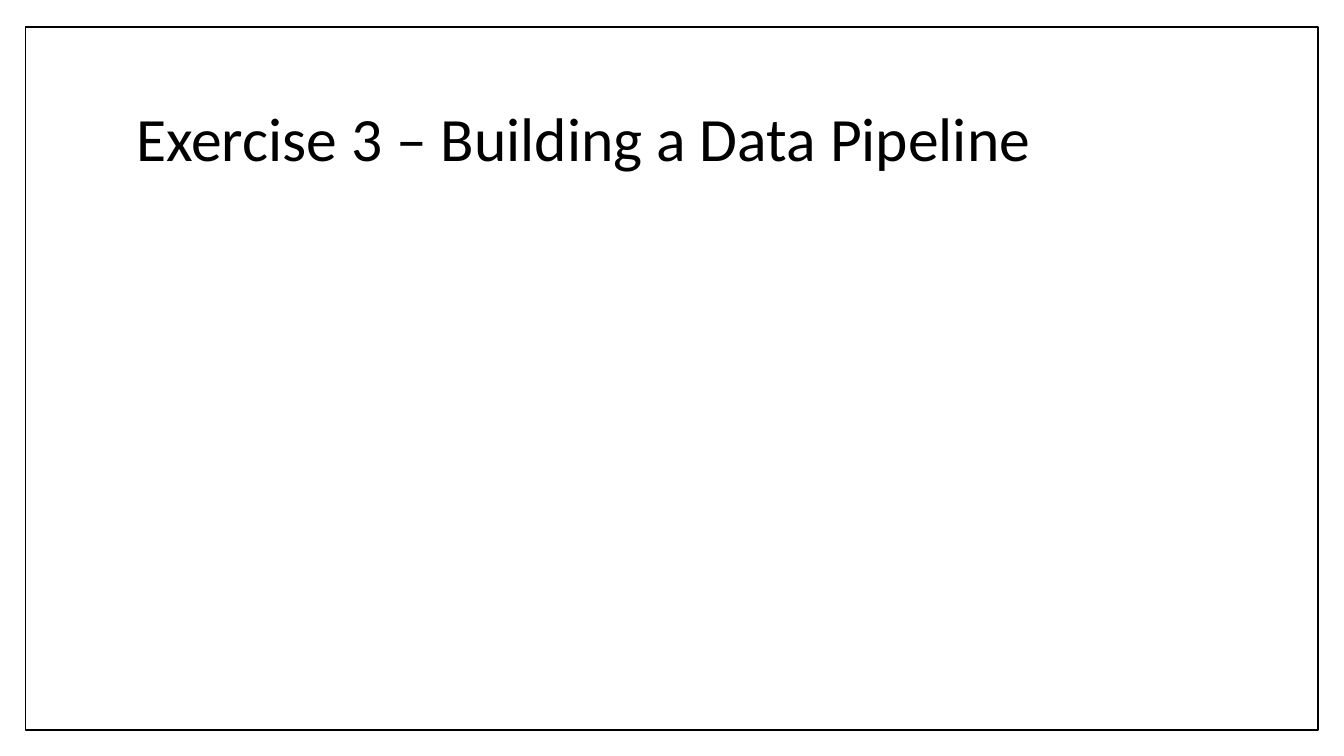
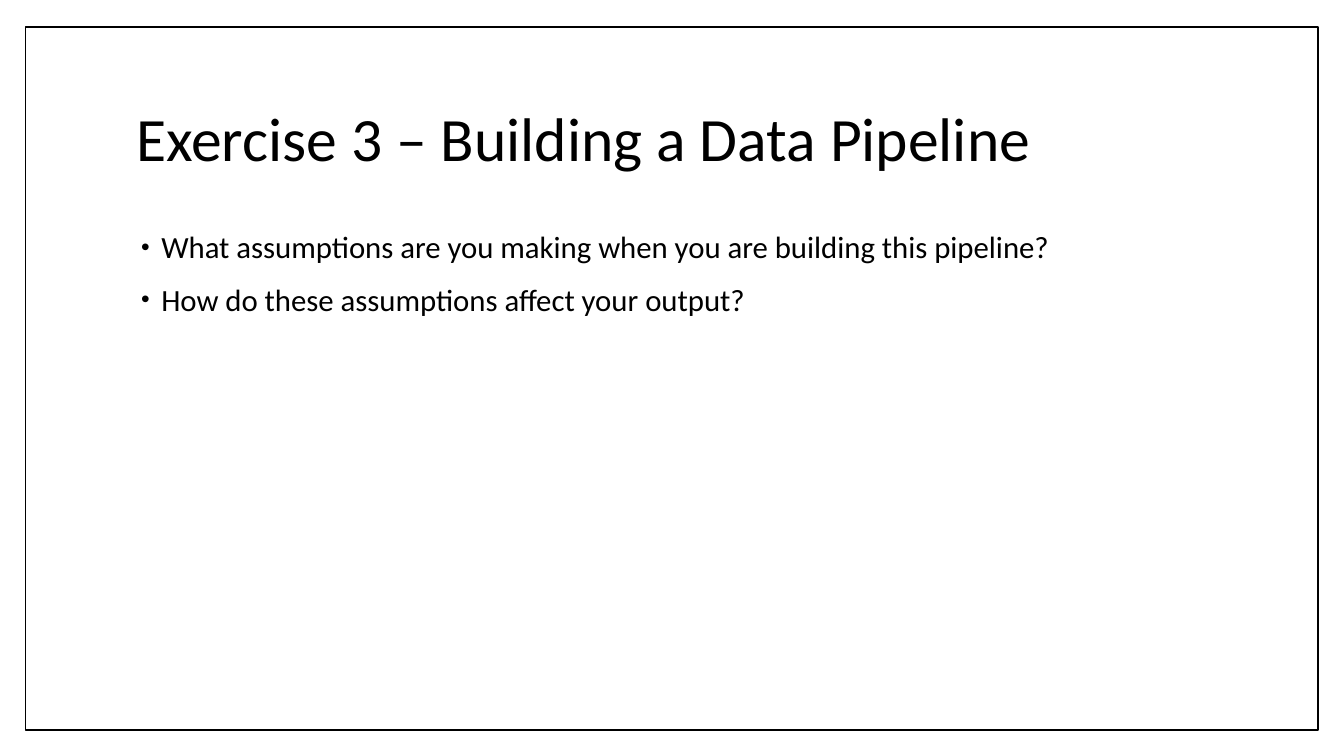
Before and after one commit to paulraff/2016CAPP, a slide deck: slide 47 of 2016 - CAPP Workshop.pptx (slide 46 before the commit). Drawn at 1344x756 pixels with LibreOffice and Linux fonts; fonts in the diff are those of the drawing. Boxes give left, top, right and bottom in pixels: in the first picture for what was removed or moved away, otherwise in the second. Text is boxed around its words. In the diff, an @@ line names an element or a change of style, - is before the commit and + after.

Commit message:
Updated deck

```diff
--- a/2016 - CAPP Workshop.pptx
+++ b/2016 - CAPP Workshop.pptx
@@ text added at [161,236,1048,316], 22 pt, text #000000 @@
+• What assumptions are you making when you are building this pipeline?
+• How do these assumptions affect your output?
```
Also in this commit, not shown: 1 other slide changed, 1 slide added.
